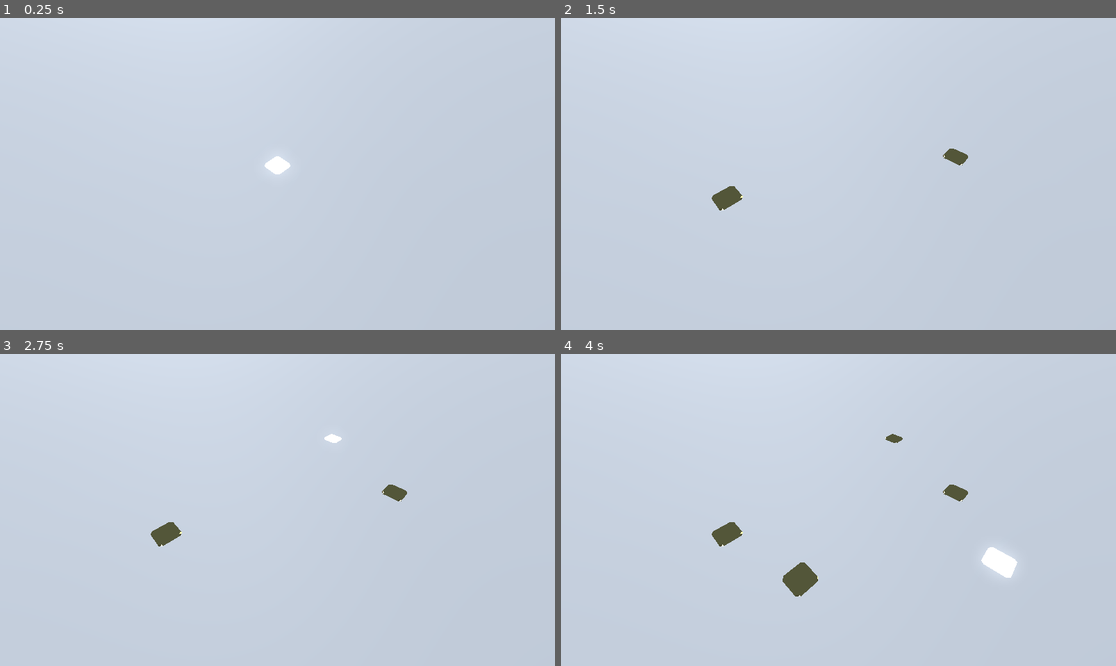
Above: before the commit, frames 1-4 (two rows, left to right).
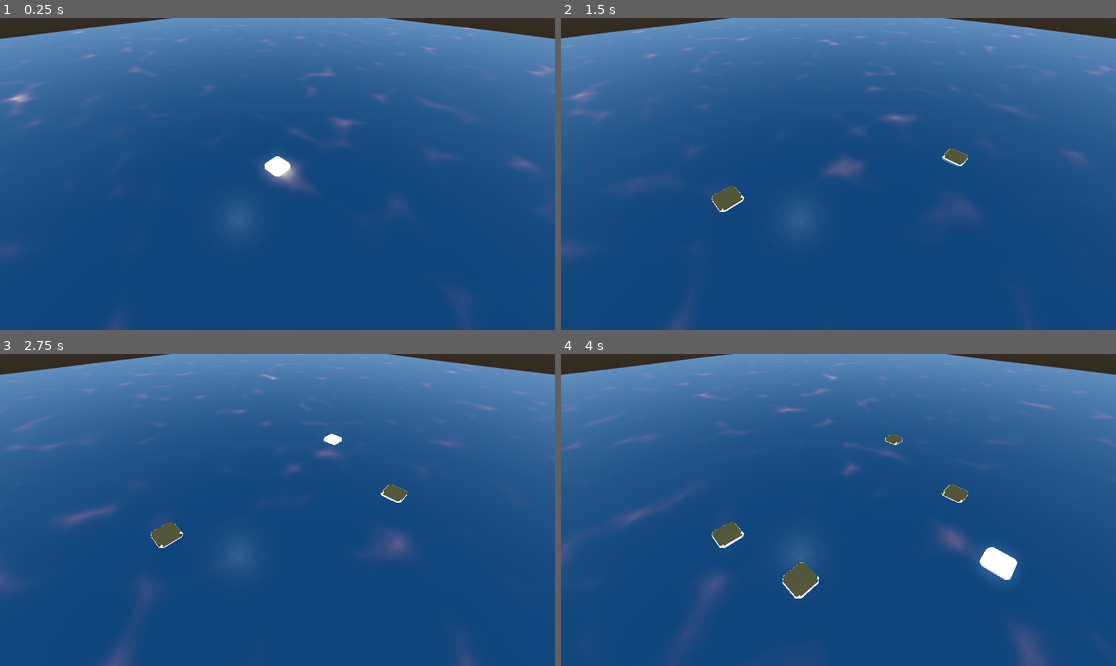
Above: after the commit, the same moments.

Repository: 180107072/reRTS
Game: Godot game, scene res://scenes/packed/tile_map.tscn
The game is run twice, just before and just after one commit, with the same random seed, the same clock (stepped at 60 frames per second) and the same inputs.
Inputs (mouse positions are in pixels of both pictures, inside the frame that each line leads up to):
- Up to frame 1 (0.25 s): no input
- Up to frame 2 (1.5 s): move the mouse to (960, 158) at 0.52 s; click (960, 158) at 0.67 s; move the mouse to (727, 189) at 1.27 s; click (727, 189) at 1.42 s
- Up to frame 3 (2.75 s): move the mouse to (333, 441) at 2.02 s; click (333, 441) at 2.17 s
- Up to frame 4 (4 s): move the mouse to (810, 572) at 2.77 s; click (810, 572) at 2.92 s; move the mouse to (1005, 556) at 3.52 s; click (1005, 556) at 3.67 s

The runs differ from the first frame. In frame 1, 100% of the frame differs, in the area x 0-100%, y 0-100%; in frame 2, 100%; in frame 3, 100%; in frame 4, 99%.

Commit message:
added:🌊 infinite ocean

Diff:
--- /dev/null
+++ b/assets/textures/Water/DepthTextureVS.tres
@@ -0,0 +1,215 @@
+[gd_resource type="VisualShader" load_steps=21 format=3 uid="uid://cov7tgpo6lhow"]
+
+[sub_resource type="VisualShaderNodeInput" id="VisualShaderNodeInput_npua0"]
+input_name = "screen_uv"
+
+[sub_resource type="VisualShaderNodeTexture" id="VisualShaderNodeTexture_ivnpu"]
+source = 5
+
+[sub_resource type="VisualShaderNodeInput" id="VisualShaderNodeInput_db0sl"]
+input_name = "depth_texture"
+
+[sub_resource type="VisualShaderNodeVectorDecompose" id="VisualShaderNodeVectorDecompose_kmh8c"]
+
+[sub_resource type="VisualShaderNodeVectorCompose" id="VisualShaderNodeVectorCompose_dhmk6"]
+
+[sub_resource type="VisualShaderNodeInput" id="VisualShaderNodeInput_bfsni"]
+input_name = "inv_projection_matrix"
+
+[sub_resource type="VisualShaderNodeExpression" id="VisualShaderNodeExpression_vkqtw"]
+size = Vector2(1608.4, 615.52)
+expression = "vec4 view = inv_proj_matrix * vec4(ndc, 1.0);
+view.xyz /= view.w;
+output0 = -view.z;"
+
+[sub_resource type="VisualShaderNodeInput" id="VisualShaderNodeInput_ijfxs"]
+input_name = "vertex"
+
+[sub_resource type="VisualShaderNodeVectorDecompose" id="VisualShaderNodeVectorDecompose_0ht76"]
+
+[sub_resource type="VisualShaderNodeFloatOp" id="VisualShaderNodeFloatOp_0irkr"]
+
+[sub_resource type="VisualShaderNodeClamp" id="VisualShaderNodeClamp_dsg48"]
+
+[sub_resource type="FastNoiseLite" id="FastNoiseLite_8bl68"]
+noise_type = 2
+fractal_type = 0
+cellular_distance_function = 1
+cellular_jitter = 1.0
+
+[sub_resource type="NoiseTexture2D" id="NoiseTexture2D_ct8rc"]
+seamless = true
+noise = SubResource("FastNoiseLite_8bl68")
+
+[sub_resource type="VisualShaderNodeTexture" id="VisualShaderNodeTexture_6lio0"]
+texture = SubResource("NoiseTexture2D_ct8rc")
+
+[sub_resource type="VisualShaderNodeInput" id="VisualShaderNodeInput_lnmuq"]
+input_name = "vertex"
+
+[sub_resource type="VisualShaderNodeInput" id="VisualShaderNodeInput_evx2r"]
+input_name = "normal"
+
+[sub_resource type="VisualShaderNodeMultiplyAdd" id="VisualShaderNodeMultiplyAdd_q6uli"]
+default_input_values = [0, Vector3(0, 0, 0), 1, Vector3(1, 1, 1), 2, Vector3(0, 0, 0)]
+op_type = 2
+
+[sub_resource type="VisualShaderNodeUVFunc" id="VisualShaderNodeUVFunc_v8yr1"]
+default_input_values = [1, Vector2(0.1, 0.1), 2, Vector2(0, 0)]
+
+[sub_resource type="VisualShaderNodeInput" id="VisualShaderNodeInput_svr1e"]
+input_name = "time"
+
+[sub_resource type="VisualShaderNodeVectorOp" id="VisualShaderNodeVectorOp_qxf5e"]
+default_input_values = [0, Vector3(0, 0, 0), 1, Vector3(0.2, 0.2, 0.2)]
+operator = 2
+
+[resource]
+code = "shader_type spatial;
+uniform sampler2D tex_vtx_2;
+
+
+
+void vertex() {
+// Input:7
+	float n_out7p0 = TIME;
+
+
+// UVFunc:6
+	vec2 n_in6p1 = vec2(0.10000, 0.10000);
+	vec2 n_out6p0 = fma(vec2(n_out7p0), n_in6p1, UV);
+
+
+// Texture2D:2
+	vec4 n_out2p0 = texture(tex_vtx_2, n_out6p0);
+
+
+// Input:4
+	vec3 n_out4p0 = NORMAL;
+
+
+// VectorOp:8
+	vec3 n_in8p1 = vec3(0.20000, 0.20000, 0.20000);
+	vec3 n_out8p0 = n_out4p0 * n_in8p1;
+
+
+// Input:3
+	vec3 n_out3p0 = VERTEX;
+
+
+// MultiplyAdd:5
+	vec3 n_out5p0 = fma(vec3(n_out2p0.xyz), n_out8p0, n_out3p0);
+
+
+// Output:0
+	VERTEX = n_out5p0;
+
+
+}
+
+void fragment() {
+// Input:32
+	mat4 n_out32p0 = INV_PROJECTION_MATRIX;
+
+
+// Input:27
+	vec2 n_out27p0 = SCREEN_UV;
+
+
+	vec4 n_out28p0;
+// Texture2D:28
+	n_out28p0 = texture(DEPTH_TEXTURE, n_out27p0);
+
+
+// VectorDecompose:30
+	float n_out30p0 = vec3(n_out28p0.xyz).x;
+	float n_out30p1 = vec3(n_out28p0.xyz).y;
+	float n_out30p2 = vec3(n_out28p0.xyz).z;
+
+
+// VectorCompose:31
+	vec3 n_out31p0 = vec3(n_out27p0.x, n_out27p0.x, n_out30p0);
+
+
+	float n_out33p0;
+// Expression:33
+	n_out33p0 = 0.0;
+	{
+		vec4 view = n_out32p0 * vec4(n_out31p0, 1.0);
+		view.xyz /= view.w;
+		n_out33p0 = -view.z;
+	}
+
+
+// Input:34
+	vec3 n_out34p0 = VERTEX;
+
+
+// VectorDecompose:35
+	float n_out35p0 = n_out34p0.x;
+	float n_out35p1 = n_out34p0.y;
+	float n_out35p2 = n_out34p0.z;
+
+
+// FloatOp:36
+	float n_out36p0 = n_out33p0 + n_out35p2;
+
+
+// Clamp:37
+	float n_in37p1 = 0.00000;
+	float n_in37p2 = 1.00000;
+	float n_out37p0 = clamp(n_out36p0, n_in37p1, n_in37p2);
+
+
+// Output:0
+	ALBEDO = vec3(n_out37p0);
+
+
+}
+"
+graph_offset = Vector2(-195.482, -51.3982)
+nodes/vertex/2/node = SubResource("VisualShaderNodeTexture_6lio0")
+nodes/vertex/2/position = Vector2(-500, -340)
+nodes/vertex/3/node = SubResource("VisualShaderNodeInput_lnmuq")
+nodes/vertex/3/position = Vector2(-780, 600)
+nodes/vertex/4/node = SubResource("VisualShaderNodeInput_evx2r")
+nodes/vertex/4/position = Vector2(-1160, 200)
+nodes/vertex/5/node = SubResource("VisualShaderNodeMultiplyAdd_q6uli")
+nodes/vertex/5/position = Vector2(-60, 160)
+nodes/vertex/6/node = SubResource("VisualShaderNodeUVFunc_v8yr1")
+nodes/vertex/6/position = Vector2(-1200, -340)
+nodes/vertex/7/node = SubResource("VisualShaderNodeInput_svr1e")
+nodes/vertex/7/position = Vector2(-1900, -340)
+nodes/vertex/8/node = SubResource("VisualShaderNodeVectorOp_qxf5e")
+nodes/vertex/8/position = Vector2(-500, 200)
+nodes/vertex/connections = PackedInt32Array(2, 0, 5, 0, 3, 0, 5, 2, 5, 0, 0, 0, 6, 0, 2, 0, 7, 0, 6, 2, 4, 0, 8, 0, 8, 0, 5, 1)
+nodes/fragment/0/position = Vector2(520, -20)
+nodes/fragment/27/node = SubResource("VisualShaderNodeInput_npua0")
+nodes/fragment/27/position = Vector2(-5540, -300)
+nodes/fragment/28/node = SubResource("VisualShaderNodeTexture_ivnpu")
+nodes/fragment/28/position = Vector2(-4480, 20)
+nodes/fragment/29/node = SubResource("VisualShaderNodeInput_db0sl")
+nodes/fragment/29/position = Vector2(-5440, 40)
+nodes/fragment/30/node = SubResource("VisualShaderNodeVectorDecompose_kmh8c")
+nodes/fragment/30/position = Vector2(-4020, 80)
+nodes/fragment/31/node = SubResource("VisualShaderNodeVectorCompose_dhmk6")
+nodes/fragment/31/position = Vector2(-3540, -180)
+nodes/fragment/32/node = SubResource("VisualShaderNodeInput_bfsni")
+nodes/fragment/32/position = Vector2(-3740, -480)
+nodes/fragment/33/node = SubResource("VisualShaderNodeExpression_vkqtw")
+nodes/fragment/33/position = Vector2(-3060, -460)
+nodes/fragment/33/size = Vector2(1608.4, 615.52)
+nodes/fragment/33/input_ports = "0,6,inv_proj_matrix;1,3,ndc;"
+nodes/fragment/33/output_ports = "0,0,output0;"
+nodes/fragment/33/expression = "vec4 view = inv_proj_matrix * vec4(ndc, 1.0);
+view.xyz /= view.w;
+output0 = -view.z;"
+nodes/fragment/34/node = SubResource("VisualShaderNodeInput_ijfxs")
+nodes/fragment/34/position = Vector2(-2360, 480)
+nodes/fragment/35/node = SubResource("VisualShaderNodeVectorDecompose_0ht76")
+nodes/fragment/35/position = Vector2(-1360, 260)
+nodes/fragment/36/node = SubResource("VisualShaderNodeFloatOp_0irkr")
+nodes/fragment/36/position = Vector2(-840, -100)
+nodes/fragment/37/node = SubResource("VisualShaderNodeClamp_dsg48")
+nodes/fragment/37/position = Vector2(-360, 0)
+nodes/fragment/connections = PackedInt32Array(27, 0, 28, 0, 29, 0, 28, 2, 28, 0, 30, 0, 27, 0, 31, 0, 27, 0, 31, 1, 30, 0, 31, 2, 32, 0, 33, 0, 31, 0, 33, 1, 34, 0, 35, 0, 33, 0, 36, 0, 35, 2, 36, 1, 36, 0, 37, 0, 37, 0, 0, 0)
--- a/project.godot
+++ b/project.godot
@@ -21,4 +21,10 @@
 
 [rendering]
 
+anti_aliasing/screen_space_roughness_limiter/enabled=false
 environment/screen_space_reflection/roughness_quality=3
+anti_aliasing/quality/msaa_2d=3
+anti_aliasing/quality/msaa_3d=3
+anti_aliasing/quality/screen_space_aa=1
+anti_aliasing/quality/use_taa=true
+anti_aliasing/quality/use_debanding=true
--- a/scenes/packed/tile_map.tscn
+++ b/scenes/packed/tile_map.tscn
@@ -1,8 +1,8 @@
-[gd_scene load_steps=9 format=3 uid="uid://dsn8fo37wc7qj"]
+[gd_scene load_steps=11 format=3 uid="uid://dpcpdeq4uu1j6"]
 
 [ext_resource type="Script" path="res://src/editor/tile-map.gd" id="1_ejcm1"]
 [ext_resource type="Script" path="res://src/controls/camera.gd" id="2_limbw"]
-[ext_resource type="PackedScene" uid="uid://b32gb0u4otxj4" path="res://scenes/packed/water.tscn" id="3_4joft"]
+[ext_resource type="Shader" uid="uid://bbo1abph4arco" path="res://src/shaders/WaterShader.tres" id="3_5eony"]
 
 [sub_resource type="ConcavePolygonShape3D" id="ConcavePolygonShape3D_fv2mj"]
 
@@ -21,11 +21,26 @@
 ssao_enabled = true
 ssil_enabled = true
 sdfgi_enabled = true
+sdfgi_use_occlusion = true
 glow_enabled = true
 volumetric_fog_enabled = true
-volumetric_fog_density = 0.0244
+volumetric_fog_density = 0.1091
 volumetric_fog_length = 228.1
 volumetric_fog_ambient_inject = 0.98
+adjustment_enabled = true
+
+[sub_resource type="ShaderMaterial" id="ShaderMaterial_s2s0c"]
+render_priority = 0
+shader = ExtResource("3_5eony")
+shader_parameter/ColorParameter = null
+shader_parameter/wave1 = null
+shader_parameter/wave2 = null
+
+[sub_resource type="PlaneMesh" id="PlaneMesh_gtmqw"]
+material = SubResource("ShaderMaterial_s2s0c")
+size = Vector2(100, 100)
+subdivide_width = 20
+subdivide_depth = 20
 
 [node name="tile-map" type="Node3D"]
 script = ExtResource("1_ejcm1")
@@ -66,4 +81,6 @@
 shadow_enabled = true
 shadow_bias = 10.0
 
-[node name="water" parent="." instance=ExtResource("3_4joft")]
+[node name="Water" type="MeshInstance3D" parent="."]
+transform = Transform3D(1, 0, 0, 0, 1, 0, 0, 0, 1, 0, 0.806, 0)
+mesh = SubResource("PlaneMesh_gtmqw")
--- a/src/controls/camera.gd
+++ b/src/controls/camera.gd
@@ -7,6 +7,8 @@
 @onready var ray_cast = get_node('../ray')
 @onready var camera   = get_node('camera')
 @onready var viewport = get_node('../../../VP')
+@onready var water = get_node('../Water')
+@onready var water_shader = preload("res://src/shaders/WaterShader.tres")
 const MOVE_MARGIN = 20
 const MOVE_SPEED = 20
 var tile_pos   := Vector3.ZERO
@@ -54,6 +56,14 @@
 #	return space_state.intersect_ray(prqp)
 
 func _physics_process(delta: float) -> void:
+	water.position = Vector3(position.x, -0.2, position.z)
+
+	water.mesh.surface_get_material(0).set_shader_parameter("wave1",  Vector3(position.x, position.z, position.z) / 10)
+	water.mesh.surface_get_material(0).set_shader_parameter("wave2", -Vector3(position.x, position.z, position.z) / 10 )
+	print(position)
+#	water.mesh.material.set_shader_parameter("shader_parameter/wave1", position  * 1000)
+#	water.set_material_override(water_shader)
+#
 	if G.mode == G.EDIT_MODE: # Level Editor Mode
 		if !is_rot && !is_pan:
 			var mouse = get_viewport().get_mouse_position()
@@ -63,9 +73,7 @@
 			ray_cast.target_position = to
 			ray_cast.position = from
 		if can_draw:
-			print(ray_cast.is_colliding())
 			if ray_cast.is_colliding() && (!is_rot && !is_pan):
-				print("OK")
 				var _pos = ray_cast.get_collision_point().floor()
 				_pos.y = tilemap.level * tilemap.height
 				_pos.x += 0.5
@@ -76,7 +84,6 @@
 				tilemap.ray_not_colliding()
 		#ON tile mouse enter
 		if last_pos != tile_pos:
-			print("ENTER")
 			tilemap._on_tile_mouse_enter()
 			last_pos = tile_pos
 #		if is_motion:
--- a/src/editor/tile-map.gd
+++ b/src/editor/tile-map.gd
@@ -96,7 +96,6 @@
 
 # update navmesh [ctrl / E]
 func update_navmesh():
-	print('update_navmesh')
 	tiles_node.clear_navmesh()
 	tiles_node.bake_navmesh()
 
@@ -200,7 +199,6 @@
 					update_tile(_neighs[i], _name)
 	var _data = get_tile_data(get_neighs(_tile_pos, _layer, _tile_name, inc_ind), _tile_name)
 
-	print(_data[TILE_NODE])
 	tiles_node.add_child(_data[TILE_NODE])
 	_data[TILE_NODE].set_owner(tiles_node)
 	# _data[TILE_NODE].get_child(0).set_owner(tiles_node)
@@ -319,7 +317,6 @@
 func get_neighs(_tile_pos : Vector3, _layer := cur_layer,_tile_name := cur_tile_name, include_ind := false) -> Array:
 	var _neighs = [false, false, false, false]
 	if tiles[cur_tile_name].size() == 1:
-		print('one_role')
 		return _neighs
 	var _tiles = get_tiles(_layer)
 	for i in 4:
--- /dev/null
+++ b/src/shaders/WaterShader.tres
@@ -0,0 +1,406 @@
+[gd_resource type="VisualShader" load_steps=43 format=3 uid="uid://bbo1abph4arco"]
+
+[sub_resource type="VisualShaderNodeVectorOp" id="VisualShaderNodeVectorOp_lqsql"]
+operator = 6
+
+[sub_resource type="VisualShaderNodeFloatOp" id="VisualShaderNodeFloatOp_fyf1g"]
+default_input_values = [0, 0.0, 1, 1.25]
+operator = 5
+
+[sub_resource type="VisualShaderNodeFloatConstant" id="VisualShaderNodeFloatConstant_f5e8f"]
+constant = 1.0
+
+[sub_resource type="VisualShaderNodeFloatConstant" id="VisualShaderNodeFloatConstant_2ti6r"]
+
+[sub_resource type="VisualShaderNodeProximityFade" id="VisualShaderNodeProximityFade_0w66x"]
+default_input_values = [0, 0.5]
+
+[sub_resource type="VisualShaderNodeFloatFunc" id="VisualShaderNodeFloatFunc_wilgj"]
+function = 31
+
+[sub_resource type="VisualShaderNodeFloatFunc" id="VisualShaderNodeFloatFunc_ja6mw"]
+function = 0
+
+[sub_resource type="VisualShaderNodeInput" id="VisualShaderNodeInput_yr1bp"]
+input_name = "time"
+
+[sub_resource type="VisualShaderNodeColorParameter" id="VisualShaderNodeColorParameter_m5clb"]
+parameter_name = "ColorParameter"
+default_value_enabled = true
+default_value = Color(3.73013e-07, 0.171242, 0.31025, 1)
+
+[sub_resource type="VisualShaderNodeFloatFunc" id="VisualShaderNodeFloatFunc_7qylm"]
+function = 12
+
+[sub_resource type="VisualShaderNodeFloatOp" id="VisualShaderNodeFloatOp_s34bc"]
+operator = 2
+
+[sub_resource type="VisualShaderNodeFloatOp" id="VisualShaderNodeFloatOp_0e6tl"]
+default_input_values = [0, 0.0, 1, 24.0]
+operator = 5
+
+[sub_resource type="VisualShaderNodeFloatOp" id="VisualShaderNodeFloatOp_y3kan"]
+
+[sub_resource type="VisualShaderNodeFloatOp" id="VisualShaderNodeFloatOp_tk23n"]
+default_input_values = [0, 0.0, 1, 4.0]
+operator = 2
+
+[sub_resource type="VisualShaderNodeMultiplyAdd" id="VisualShaderNodeMultiplyAdd_hs7ou"]
+
+[sub_resource type="VisualShaderNodeMix" id="VisualShaderNodeMix_2kkkq"]
+default_input_values = [0, Vector3(0, 0, 0), 1, Vector3(1, 1, 1), 2, Vector3(0.5, 0.5, 0.5)]
+op_type = 3
+
+[sub_resource type="VisualShaderNodeVec3Parameter" id="VisualShaderNodeVec3Parameter_hf87s"]
+parameter_name = "wave1"
+
+[sub_resource type="VisualShaderNodeVec3Parameter" id="VisualShaderNodeVec3Parameter_dnj3n"]
+parameter_name = "wave2"
+
+[sub_resource type="VisualShaderNodeVectorOp" id="VisualShaderNodeVectorOp_533wm"]
+
+[sub_resource type="FastNoiseLite" id="FastNoiseLite_5uywx"]
+noise_type = 2
+frequency = 0.03
+fractal_type = 0
+fractal_lacunarity = 24.0
+cellular_distance_function = 1
+
+[sub_resource type="NoiseTexture2D" id="NoiseTexture2D_rwryd"]
+width = 1024
+height = 1024
+seamless = true
+noise = SubResource("FastNoiseLite_5uywx")
+
+[sub_resource type="VisualShaderNodeTexture" id="VisualShaderNodeTexture_mhlpe"]
+texture = SubResource("NoiseTexture2D_rwryd")
+
+[sub_resource type="VisualShaderNodeFloatOp" id="VisualShaderNodeFloatOp_mqknp"]
+default_input_values = [0, 0.0, 1, 20.0]
+operator = 3
+
+[sub_resource type="VisualShaderNodeInput" id="VisualShaderNodeInput_6bcat"]
+input_name = "time"
+
+[sub_resource type="VisualShaderNodeFloatOp" id="VisualShaderNodeFloatOp_o2v4q"]
+default_input_values = [0, 0.0, 1, 20.0]
+operator = 3
+
+[sub_resource type="VisualShaderNodeVectorOp" id="VisualShaderNodeVectorOp_emyom"]
+
+[sub_resource type="VisualShaderNodeVectorOp" id="VisualShaderNodeVectorOp_75d02"]
+operator = 2
+
+[sub_resource type="VisualShaderNodeUVFunc" id="VisualShaderNodeUVFunc_gbclv"]
+default_input_values = [1, Vector2(0.1, 0.1), 2, Vector2(0, 0)]
+
+[sub_resource type="VisualShaderNodeInput" id="VisualShaderNodeInput_smiwy"]
+input_name = "time"
+
+[sub_resource type="FastNoiseLite" id="FastNoiseLite_numhl"]
+noise_type = 2
+seed = 1
+frequency = 0.083
+fractal_type = 0
+cellular_distance_function = 1
+cellular_jitter = 1.0
+
+[sub_resource type="NoiseTexture2D" id="NoiseTexture2D_syemq"]
+seamless = true
+noise = SubResource("FastNoiseLite_numhl")
+
+[sub_resource type="VisualShaderNodeTexture" id="VisualShaderNodeTexture_birpq"]
+texture = SubResource("NoiseTexture2D_syemq")
+
+[sub_resource type="VisualShaderNodeUVFunc" id="VisualShaderNodeUVFunc_giqrb"]
+default_input_values = [1, Vector2(-0.1, -0.1), 2, Vector2(0, 0)]
+
+[sub_resource type="FastNoiseLite" id="FastNoiseLite_8bl68"]
+noise_type = 2
+fractal_type = 0
+cellular_distance_function = 1
+cellular_jitter = 1.0
+
+[sub_resource type="NoiseTexture2D" id="NoiseTexture2D_ct8rc"]
+seamless = true
+noise = SubResource("FastNoiseLite_8bl68")
+
+[sub_resource type="VisualShaderNodeTexture" id="VisualShaderNodeTexture_6lio0"]
+texture = SubResource("NoiseTexture2D_ct8rc")
+
+[sub_resource type="VisualShaderNodeInput" id="VisualShaderNodeInput_lnmuq"]
+input_name = "vertex"
+
+[sub_resource type="VisualShaderNodeInput" id="VisualShaderNodeInput_evx2r"]
+input_name = "normal"
+
+[sub_resource type="VisualShaderNodeMultiplyAdd" id="VisualShaderNodeMultiplyAdd_q6uli"]
+default_input_values = [0, Vector3(0, 0, 0), 1, Vector3(1, 1, 1), 2, Vector3(0, 0, 0)]
+op_type = 2
+
+[sub_resource type="VisualShaderNodeUVFunc" id="VisualShaderNodeUVFunc_v8yr1"]
+default_input_values = [1, Vector2(0.1, 0.1), 2, Vector2(0, 0)]
+
+[sub_resource type="VisualShaderNodeInput" id="VisualShaderNodeInput_svr1e"]
+input_name = "time"
+
+[sub_resource type="VisualShaderNodeVectorOp" id="VisualShaderNodeVectorOp_qxf5e"]
+default_input_values = [0, Vector3(0, 0, 0), 1, Vector3(0.2, 0.2, 0.2)]
+operator = 2
+
+[resource]
+code = "shader_type spatial;
+render_mode specular_toon;
+
+uniform sampler2D tex_vtx_2;
+uniform vec4 ColorParameter : source_color = vec4(0.000000, 0.171242, 0.310250, 1.000000);
+uniform vec3 wave1;
+uniform sampler2D tex_frg_3;
+uniform vec3 wave2;
+uniform sampler2D tex_frg_7;
+
+
+
+void vertex() {
+// Input:7
+	float n_out7p0 = TIME;
+
+
+// UVFunc:6
+	vec2 n_in6p1 = vec2(0.10000, 0.10000);
+	vec2 n_out6p0 = fma(vec2(n_out7p0), n_in6p1, UV);
+
+
+// Texture2D:2
+	vec4 n_out2p0 = texture(tex_vtx_2, n_out6p0);
+
+
+// Input:4
+	vec3 n_out4p0 = NORMAL;
+
+
+// VectorOp:8
+	vec3 n_in8p1 = vec3(0.20000, 0.20000, 0.20000);
+	vec3 n_out8p0 = n_out4p0 * n_in8p1;
+
+
+// Input:3
+	vec3 n_out3p0 = VERTEX;
+
+
+// MultiplyAdd:5
+	vec3 n_out5p0 = fma(vec3(n_out2p0.xyz), n_out8p0, n_out3p0);
+
+
+// Output:0
+	VERTEX = n_out5p0;
+
+
+}
+
+void fragment() {
+// ColorParameter:2
+	vec4 n_out2p0 = ColorParameter;
+
+
+// Input:6
+	float n_out6p0 = TIME;
+
+
+// FloatOp:30
+	float n_in30p1 = 20.00000;
+	float n_out30p0 = n_out6p0 / n_in30p1;
+
+
+// Vector3Parameter:27
+	vec3 n_out27p0 = wave1;
+
+
+// VectorOp:29
+	vec3 n_out29p0 = vec3(n_out30p0) + n_out27p0;
+
+
+// UVFunc:5
+	vec2 n_in5p1 = vec2(0.10000, 0.10000);
+	vec2 n_out5p0 = fma(vec2(n_out29p0.xy), n_in5p1, UV);
+
+
+// Texture2D:3
+	vec4 n_out3p0 = texture(tex_frg_3, n_out5p0);
+
+
+// Vector3Parameter:28
+	vec3 n_out28p0 = wave2;
+
+
+// UVFunc:9
+	vec2 n_in9p1 = vec2(-0.10000, -0.10000);
+	vec2 n_out9p0 = fma(vec2(n_out28p0.xy), n_in9p1, UV);
+
+
+// Texture2D:7
+	vec4 n_out7p0 = texture(tex_frg_7, n_out9p0);
+
+
+// VectorOp:4
+	vec3 n_out4p0 = vec3(n_out3p0.xyz) * vec3(n_out7p0.xyz);
+
+
+// FloatOp:11
+	float n_in11p1 = 1.25000;
+	float n_out11p0 = pow(n_out4p0.x, n_in11p1);
+
+
+// VectorOp:10
+	vec3 n_out10p0 = max(vec3(n_out2p0.xyz), vec3(n_out11p0));
+
+
+// Input:18
+	float n_out18p0 = TIME;
+
+
+	float n_out14p0;
+// ProximityFade:14
+	float n_in14p0 = 0.50000;
+	{
+		float __depth_tex = textureLod(DEPTH_TEXTURE, SCREEN_UV, 0.0).r;
+		vec4 __depth_world_pos = INV_PROJECTION_MATRIX * vec4(SCREEN_UV * 2.0 - 1.0, __depth_tex, 1.0);
+		__depth_world_pos.xyz /= __depth_world_pos.w;
+		n_out14p0 = clamp(1.0 - smoothstep(__depth_world_pos.z + n_in14p0, __depth_world_pos.z, VERTEX.z), 0.0, 1.0);
+	}
+
+
+// FloatFunc:15
+	float n_out15p0 = 1.0 - n_out14p0;
+
+
+// MultiplyAdd:25
+	float n_in25p1 = 1.00000;
+	float n_out25p0 = fma(n_out18p0, n_in25p1, n_out15p0);
+
+
+// FloatOp:24
+	float n_in24p1 = 4.00000;
+	float n_out24p0 = n_out25p0 * n_in24p1;
+
+
+// FloatFunc:17
+	float n_out17p0 = sin(n_out24p0);
+
+
+// FloatFunc:20
+	float n_out20p0 = abs(n_out17p0);
+
+
+// FloatOp:21
+	float n_out21p0 = n_out20p0 * n_out15p0;
+
+
+// FloatOp:22
+	float n_in22p1 = 24.00000;
+	float n_out22p0 = pow(n_out15p0, n_in22p1);
+
+
+// FloatOp:23
+	float n_out23p0 = n_out21p0 + n_out22p0;
+
+
+// Mix:26
+	vec3 n_in26p1 = vec3(1.00000, 1.00000, 1.00000);
+	vec3 n_out26p0 = mix(n_out10p0, n_in26p1, vec3(n_out23p0));
+
+
+// FloatConstant:12
+	float n_out12p0 = 1.000000;
+
+
+// FloatConstant:13
+	float n_out13p0 = 0.000000;
+
+
+// Output:0
+	ALBEDO = n_out26p0;
+	ALPHA = n_out12p0;
+	ROUGHNESS = n_out13p0;
+	EMISSION = vec3(n_out11p0);
+
+
+}
+"
+graph_offset = Vector2(-1573.57, -97.004)
+modes/specular = 1
+nodes/vertex/2/node = SubResource("VisualShaderNodeTexture_6lio0")
+nodes/vertex/2/position = Vector2(-500, -340)
+nodes/vertex/3/node = SubResource("VisualShaderNodeInput_lnmuq")
+nodes/vertex/3/position = Vector2(-780, 600)
+nodes/vertex/4/node = SubResource("VisualShaderNodeInput_evx2r")
+nodes/vertex/4/position = Vector2(-1160, 200)
+nodes/vertex/5/node = SubResource("VisualShaderNodeMultiplyAdd_q6uli")
+nodes/vertex/5/position = Vector2(-60, 160)
+nodes/vertex/6/node = SubResource("VisualShaderNodeUVFunc_v8yr1")
+nodes/vertex/6/position = Vector2(-1200, -340)
+nodes/vertex/7/node = SubResource("VisualShaderNodeInput_svr1e")
+nodes/vertex/7/position = Vector2(-1900, -340)
+nodes/vertex/8/node = SubResource("VisualShaderNodeVectorOp_qxf5e")
+nodes/vertex/8/position = Vector2(-500, 200)
+nodes/vertex/connections = PackedInt32Array(2, 0, 5, 0, 3, 0, 5, 2, 5, 0, 0, 0, 6, 0, 2, 0, 7, 0, 6, 2, 4, 0, 8, 0, 8, 0, 5, 1)
+nodes/fragment/0/position = Vector2(280, -20)
+nodes/fragment/2/node = SubResource("VisualShaderNodeColorParameter_m5clb")
+nodes/fragment/2/position = Vector2(-1640, -220)
+nodes/fragment/3/node = SubResource("VisualShaderNodeTexture_mhlpe")
+nodes/fragment/3/position = Vector2(-2360, 0)
+nodes/fragment/4/node = SubResource("VisualShaderNodeVectorOp_75d02")
+nodes/fragment/4/position = Vector2(-1820, 320)
+nodes/fragment/5/node = SubResource("VisualShaderNodeUVFunc_gbclv")
+nodes/fragment/5/position = Vector2(-2880, 0)
+nodes/fragment/6/node = SubResource("VisualShaderNodeInput_smiwy")
+nodes/fragment/6/position = Vector2(-4000, 0)
+nodes/fragment/7/node = SubResource("VisualShaderNodeTexture_birpq")
+nodes/fragment/7/position = Vector2(-2360, 580)
+nodes/fragment/9/node = SubResource("VisualShaderNodeUVFunc_giqrb")
+nodes/fragment/9/position = Vector2(-2880, 580)
+nodes/fragment/10/node = SubResource("VisualShaderNodeVectorOp_lqsql")
+nodes/fragment/10/position = Vector2(-980, 40)
+nodes/fragment/11/node = SubResource("VisualShaderNodeFloatOp_fyf1g")
+nodes/fragment/11/position = Vector2(-1440, 460)
+nodes/fragment/12/node = SubResource("VisualShaderNodeFloatConstant_f5e8f")
+nodes/fragment/12/position = Vector2(-300, -20)
+nodes/fragment/13/node = SubResource("VisualShaderNodeFloatConstant_2ti6r")
+nodes/fragment/13/position = Vector2(-300, 140)
+nodes/fragment/14/node = SubResource("VisualShaderNodeProximityFade_0w66x")
+nodes/fragment/14/position = Vector2(-4080, -600)
+nodes/fragment/15/node = SubResource("VisualShaderNodeFloatFunc_wilgj")
+nodes/fragment/15/position = Vector2(-3620, -420)
+nodes/fragment/17/node = SubResource("VisualShaderNodeFloatFunc_ja6mw")
+nodes/fragment/17/position = Vector2(-2440, -940)
+nodes/fragment/18/node = SubResource("VisualShaderNodeInput_yr1bp")
+nodes/fragment/18/position = Vector2(-3960, -900)
+nodes/fragment/20/node = SubResource("VisualShaderNodeFloatFunc_7qylm")
+nodes/fragment/20/position = Vector2(-2040, -980)
+nodes/fragment/21/node = SubResource("VisualShaderNodeFloatOp_s34bc")
+nodes/fragment/21/position = Vector2(-1480, -840)
+nodes/fragment/22/node = SubResource("VisualShaderNodeFloatOp_0e6tl")
+nodes/fragment/22/position = Vector2(-1940, -560)
+nodes/fragment/23/node = SubResource("VisualShaderNodeFloatOp_y3kan")
+nodes/fragment/23/position = Vector2(-920, -660)
+nodes/fragment/24/node = SubResource("VisualShaderNodeFloatOp_tk23n")
+nodes/fragment/24/position = Vector2(-2820, -780)
+nodes/fragment/25/node = SubResource("VisualShaderNodeMultiplyAdd_hs7ou")
+nodes/fragment/25/position = Vector2(-3160, -840)
+nodes/fragment/26/node = SubResource("VisualShaderNodeMix_2kkkq")
+nodes/fragment/26/position = Vector2(-300, -420)
+nodes/fragment/27/node = SubResource("VisualShaderNodeVec3Parameter_hf87s")
+nodes/fragment/27/position = Vector2(-3840, 120)
+nodes/fragment/28/node = SubResource("VisualShaderNodeVec3Parameter_dnj3n")
+nodes/fragment/28/position = Vector2(-4140, 640)
+nodes/fragment/29/node = SubResource("VisualShaderNodeVectorOp_533wm")
+nodes/fragment/29/position = Vector2(-3420, -100)
+nodes/fragment/30/node = SubResource("VisualShaderNodeFloatOp_mqknp")
+nodes/fragment/30/position = Vector2(-3620, -140)
+nodes/fragment/31/node = SubResource("VisualShaderNodeInput_6bcat")
+nodes/fragment/31/position = Vector2(-3729.61, 472.71)
+nodes/fragment/32/node = SubResource("VisualShaderNodeFloatOp_o2v4q")
+nodes/fragment/32/position = Vector2(-3349.61, 332.71)
+nodes/fragment/33/node = SubResource("VisualShaderNodeVectorOp_emyom")
+nodes/fragment/33/position = Vector2(-3149.61, 372.71)
+nodes/fragment/connections = PackedInt32Array(5, 0, 3, 0, 9, 0, 7, 0, 7, 0, 4, 1, 3, 0, 4, 0, 2, 0, 10, 0, 4, 0, 11, 0, 11, 0, 10, 1, 14, 0, 15, 0, 17, 0, 20, 0, 20, 0, 21, 0, 15, 0, 21, 1, 15, 0, 22, 0, 21, 0, 23, 0, 22, 0, 23, 1, 24, 0, 17, 0, 18, 0, 25, 0, 15, 0, 25, 2, 25, 0, 24, 0, 10, 0, 26, 0, 11, 0, 0, 5, 13, 0, 0, 3, 12, 0, 0, 1, 26, 0, 0, 0, 23, 0, 26, 2, 27, 0, 29, 1, 29, 0, 5, 2, 6, 0, 30, 0, 30, 0, 29, 0, 31, 0, 32, 0, 32, 0, 33, 0, 28, 0, 33, 1, 28, 0, 9, 2)
Not shown: 2 places in scenes/packed/tiles.tscn that only renumber resources
